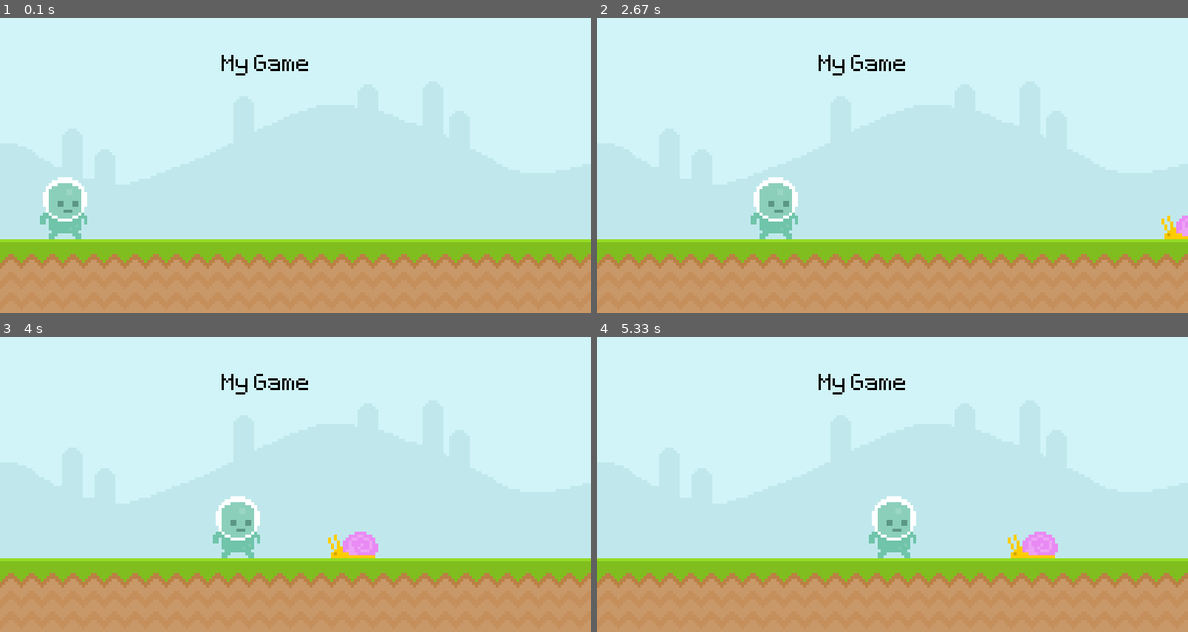
Above: before the commit, frames 1-4 (two rows, left to right).
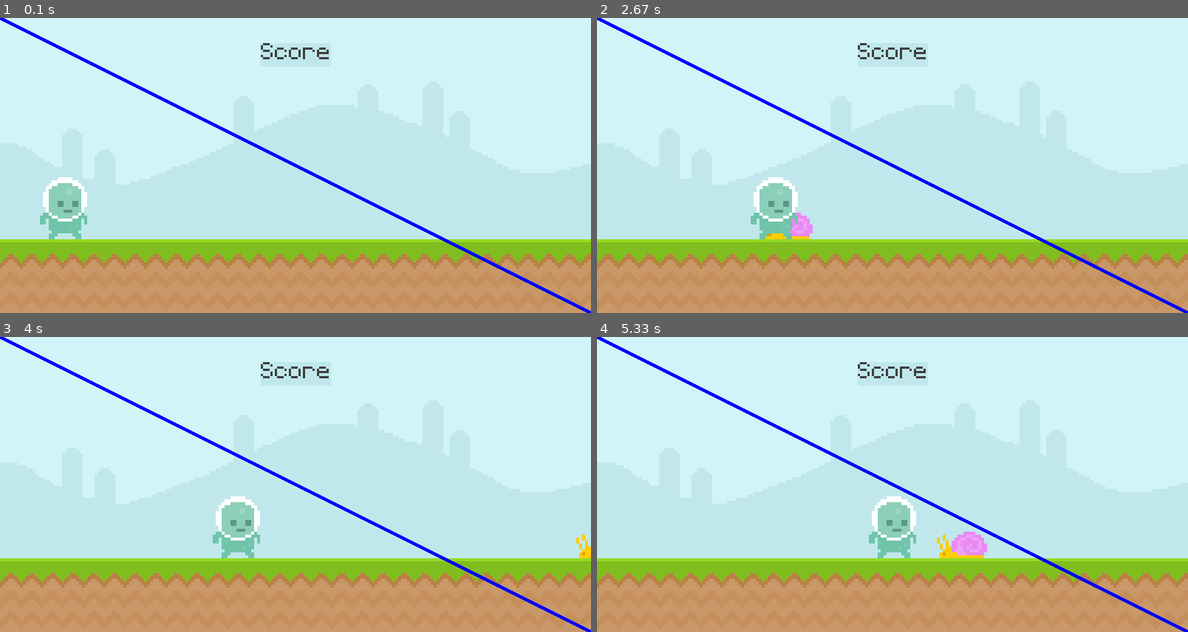
Above: after the commit, the same moments.

Repository: S1monXuan/THE_ULTIMATE_INTRO_TO_PYGAME
Game: pygame game, started from main.py
Two runs of this game, one before a commit and one after it. Both use one fixed random seed, a clock stepped at 60 frames per second and the inputs below.
Inputs (mouse positions are in pixels of both pictures, inside the frame that each line leads up to):
- Up to frame 1 (0.1 s): no input
- Up to frame 2 (2.67 s): click (667, 206) at 0.38 s
- Up to frame 3 (4 s): no input
- Up to frame 4 (5.33 s): no input

The runs differ from the first frame. In frame 1, 1.7% of the frame differs, in the area x 0-100%, y 0-100%; in frame 2, 2.3%; in frame 3, 2.4%; in frame 4, 2.8%.

Commit message:
color settings

Diff:
--- a/main.py
+++ b/main.py
@@ -8,7 +8,9 @@
 
 sky_surface = pygame.image.load('graphics/Sky.png').convert()
 ground_surface = pygame.image.load('graphics/ground.png').convert()
-text_surface = test_font.render('My Game', False, 'black')
+# text_surface = test_font.render('My Game', False, 'black')
+score_surf = test_font.render('Score', False, (64, 64, 64))
+score_rect = score_surf.get_rect(center = (400, 50))
 
 snail_surf = pygame.image.load('graphics/snail/snail1.png').convert_alpha()
 snail_rect = snail_surf.get_rect(midbottom = (900, 300))
@@ -21,10 +23,25 @@
         if event.type == pygame.QUIT:
             pygame.quit()
             exit()
+        if event.type == pygame.MOUSEMOTION:
+            # print(event.pos)
+            if player_rect.collidepoint(event.pos):
+                print("collision")
 
     screen.blit(sky_surface, (0, 0))
     screen.blit(ground_surface, (0, 300))
-    screen.blit(text_surface, (300, 50))
+    # screen.blit(text_surface, (300, 50))
+    pygame.draw.rect(screen, '#c0e8ec', score_rect)
+    pygame.draw.rect(screen, '#c0e8ec', score_rect, 10)
+
+
+    pygame.draw.line(screen, 'Blue', (0, 0), (800, 400))
+    pygame.draw.line(screen, 'Blue', (0, 0), (800, 400), 5)
+
+    # pygame.draw.line(screen, 'Blue', (0, 0), pygame.mouse.get_pos())
+    # pygame.draw.line(screen, 'Blue', (0, 0), pygame.mouse.get_pos(), 5)
+
+    screen.blit(score_surf, score_rect)
 
     snail_rect.left -= 4
     if snail_rect.right < 0:
@@ -34,8 +51,13 @@
     player_rect.left += 1
     screen.blit(player_surf, player_rect)
 
-    if player_rect.colliderect(snail_rect):
-        snail_rect.left = 800
+    # if player_rect.colliderect(snail_rect):
+    #     snail_rect.left = 800
+
+    # mouse_pos = pygame.mouse.get_pos()
+    # if player_rect.collidepoint(mouse_pos):
+    #     print('Collide')
+
 
     # draw all elements & update everyting
     pygame.display.update()
